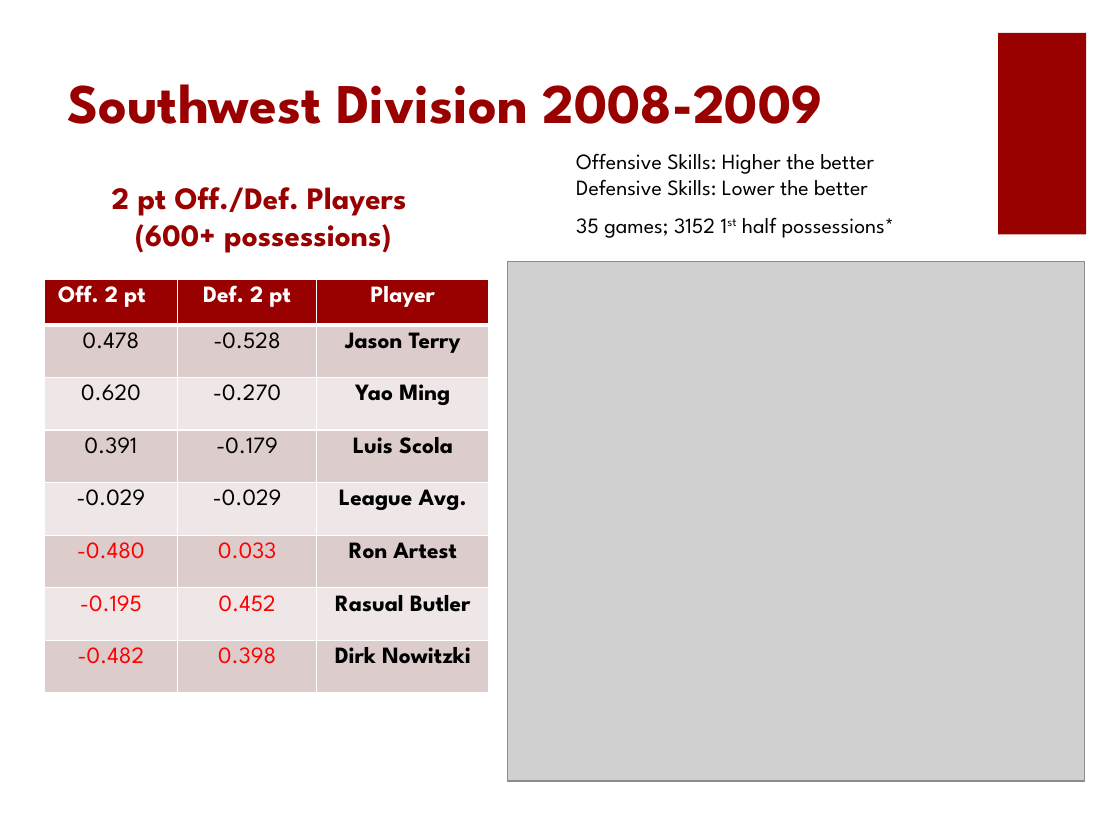
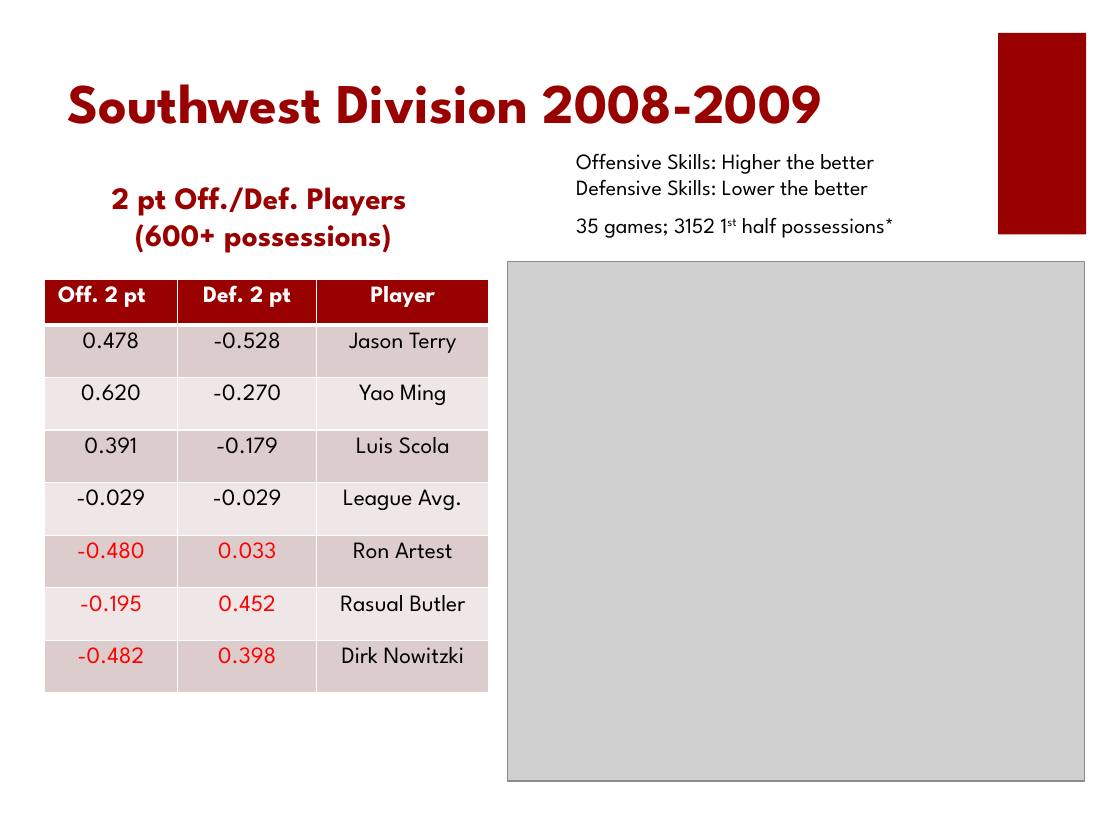
Before and after one commit to devang1994/tennis-skill-rankings, a slide deck: slide 6 of poster/CS 228 Poster Presentation.pptx. Drawn at 1120x840 pixels with LibreOffice and Linux fonts; fonts in the diff are those of the drawing; grey boxes stand for pictures. Boxes give left, top, right and bottom in pixels: in the first picture for what was removed or moved away, otherwise in the second. Text is boxed around its words. In the diff, an @@ line names an element or a change of style, - is before the commit and + after.

```diff
--- a/poster/CS 228 Poster Presentation.pptx
+++ b/poster/CS 228 Poster Presentation.pptx
@@ table at (x1=45, y1=279, x2=489, y2=693) @@
@@ bold off in "Jason Terry", "Yao Ming", "Luis Scola", "League Avg." and 3 more places @@
```
Also in this commit, not shown: 2 other slides changed.
